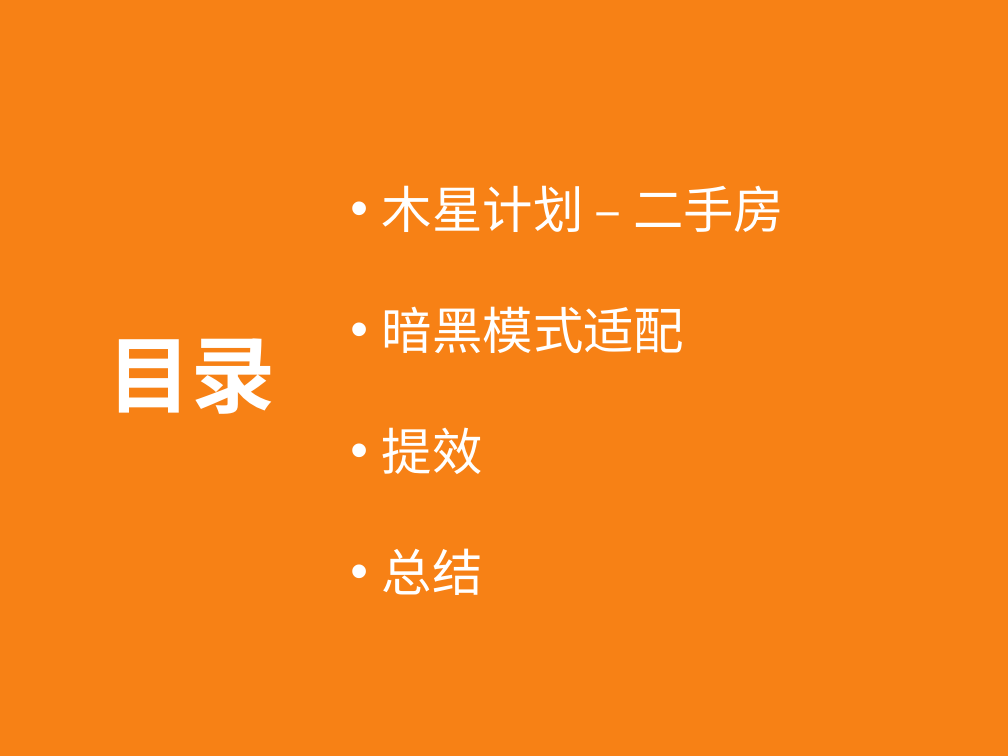
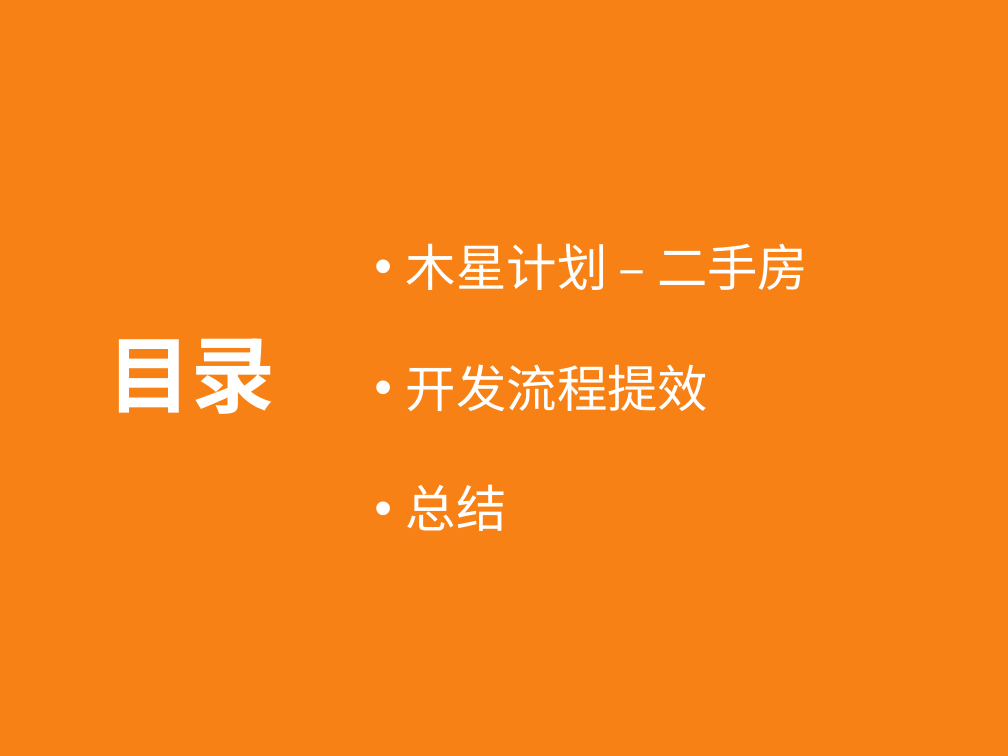
Before and after one commit to Geph0rce/Demo, a slide deck: slide 2 of documents/钱杰_2019年度总结述职报告.pptx. Drawn at 1008x756 pixels with LibreOffice and Linux fonts; fonts in the diff are those of the drawing. Boxes give left, top, right and bottom in pixels: in the first picture for what was removed or moved away, otherwise in the second. Text is boxed around its words. In the diff, an @@ line names an element or a change of style, - is before the commit and + after.

```diff
--- a/documents/钱杰_2019年度总结述职报告.pptx
+++ b/documents/钱杰_2019年度总结述职报告.pptx
@@ text "木星计划 – 二手房": place and size @@
-text "木星计划 – 二手房" at [382,185,784,595]
+text "木星计划 – 二手房" at [406,243,808,531]
@@ text at [406,364,708,411]: text changed @@
-• 暗黑模式适配
-• 提效
+• 开发流程提效
```
Also in this commit, not shown: 5 other slides changed, 7 slides added, 1 other file.
